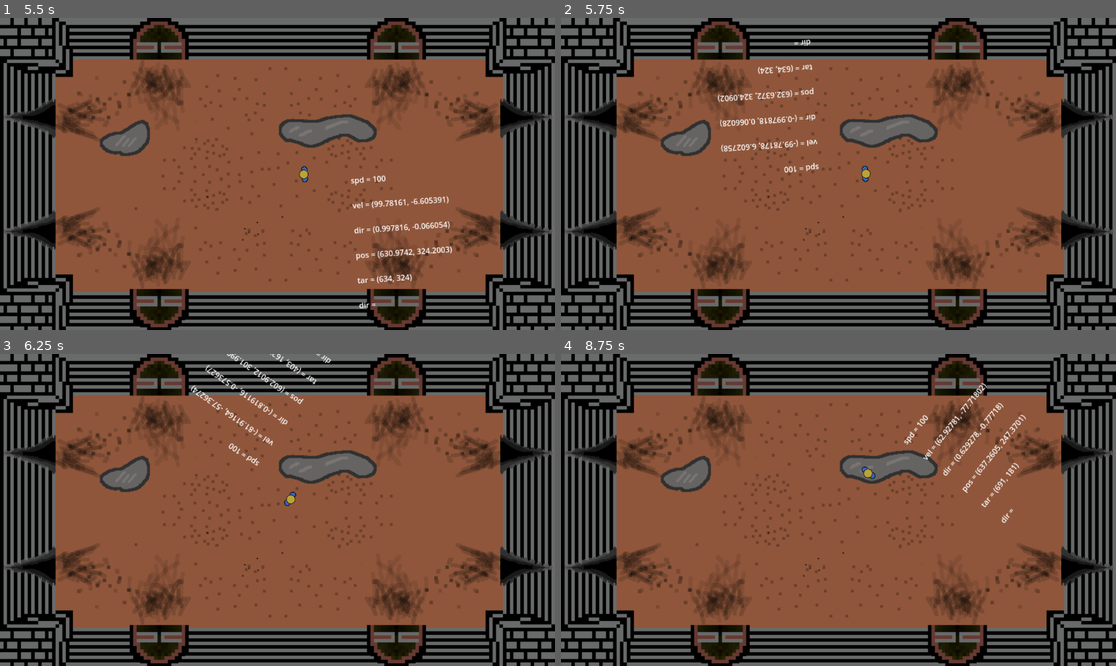
Above: before the commit, frames 1-4 (two rows, left to right).
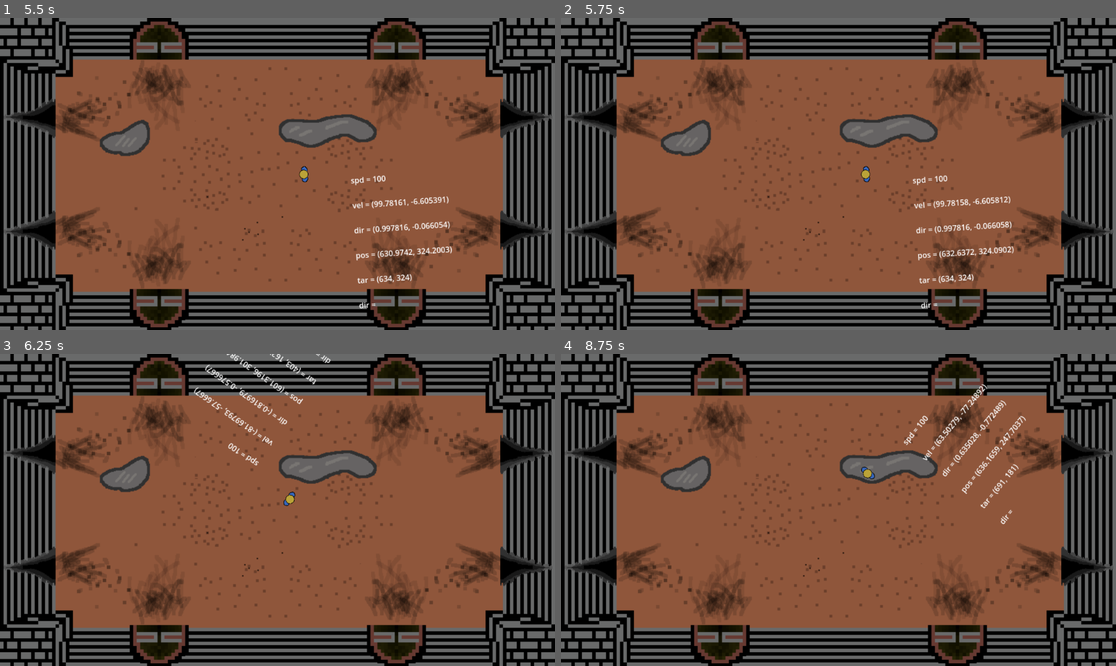
Above: after the commit, the same moments.

Repository: rtourgeeunm/Amorphous_Clone
Game: Godot game, scene res://Arena.tscn
Same seed, same stepped clock (60 frames per second), same inputs: the game is played once before the commit and once after it.
Inputs (mouse positions are in pixels of both pictures, inside the frame that each line leads up to):
- Up to frame 1 (5.5 s): move the mouse to (399, 158) at 0.52 s; press the mouse at (399, 158) at 0.53 s; move the mouse to (166, 189) at 1.27 s; release the mouse at (166, 189) at 1.28 s; click (166, 189) at 1.35 s; move the mouse to (333, 105) at 2.02 s; press the mouse at (333, 105) at 2.03 s; move the mouse to (249, 236) at 2.77 s; release the mouse at (249, 236) at 2.78 s; click (249, 236) at 2.85 s; move the mouse to (444, 220) at 3.52 s; press the mouse at (444, 220) at 3.53 s; move the mouse to (111, 127) at 4.27 s; release the mouse at (111, 127) at 4.28 s; click (111, 127) at 4.35 s; move the mouse to (305, 174) at 5.02 s; press the mouse at (305, 174) at 5.03 s
- Up to frame 2 (5.75 s): no input
- Up to frame 3 (6.25 s): move the mouse to (194, 432) at 5.77 s; release the mouse at (194, 432) at 5.78 s; click (194, 432) at 5.85 s
- Up to frame 4 (8.75 s): move the mouse to (960, 494) at 6.52 s; press the mouse at (960, 494) at 6.53 s; move the mouse to (727, 525) at 7.27 s; release the mouse at (727, 525) at 7.28 s; click (727, 525) at 7.35 s; move the mouse to (894, 441) at 8.02 s; press the mouse at (894, 441) at 8.03 s

Frame 1 is identical in both runs. In frame 2, 1.7% of the frame differs, in the area x 28-82%, y 6-94%; in frame 3, 0.7%; in frame 4, 1.0%.

Commit message:
Fix Player Velocity Jitter
add a deadzone check to process to prevent player jitter

Diff:
--- a/AmorphousClone/Player.gd
+++ b/AmorphousClone/Player.gd
@@ -2,6 +2,7 @@
 
 var target = Vector2(200,200)
 var direction = null
+var velocity_deadzone = 3
 
 #forward here is a click, will change name from forward to swing
 func _input(event):
@@ -16,9 +17,11 @@
 	look_at(get_global_mouse_position())
 	mouse_position = get_global_mouse_position()
 	#seems that normalized is what I needed to maintain constant speed.
-	direction = (target - position).normalized()
-	velocity = (direction * speed)
-	move_and_slide()
+	var distance = position.distance_to(target)
+	if distance > velocity_deadzone:
+		direction = (target - position).normalized()
+		velocity = (direction * speed)
+		move_and_slide()
 	var is_moving = null
 #	print(direction)
 
Not shown, added: .gitignore
